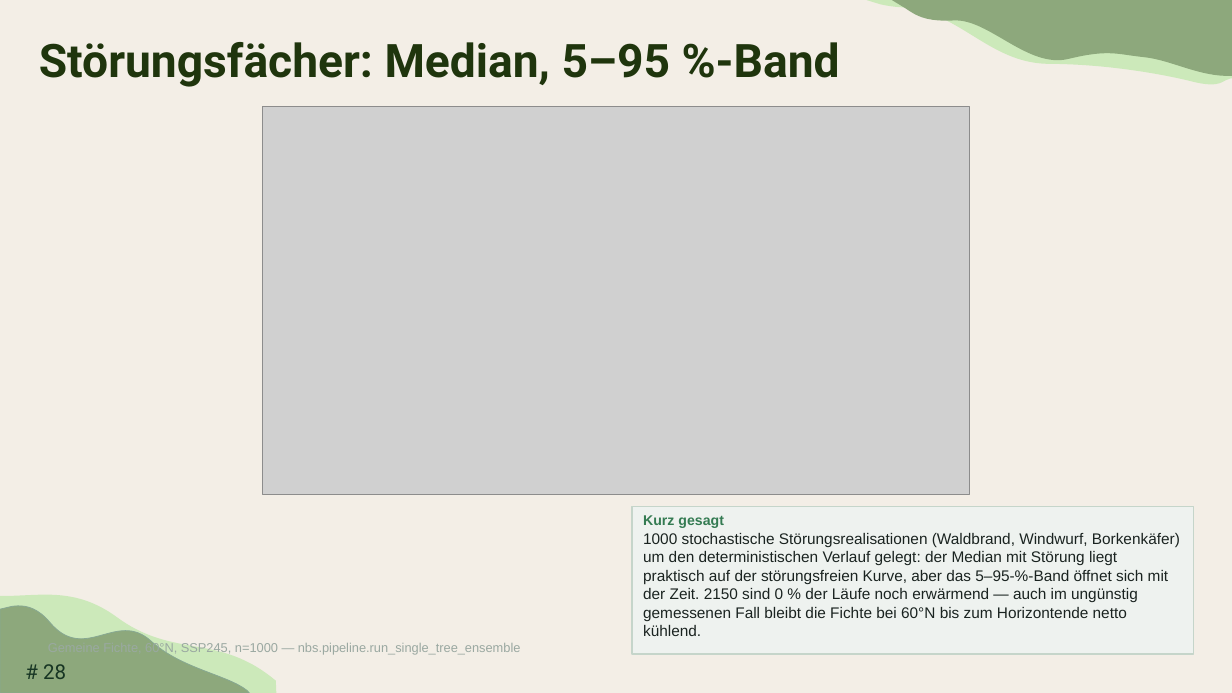
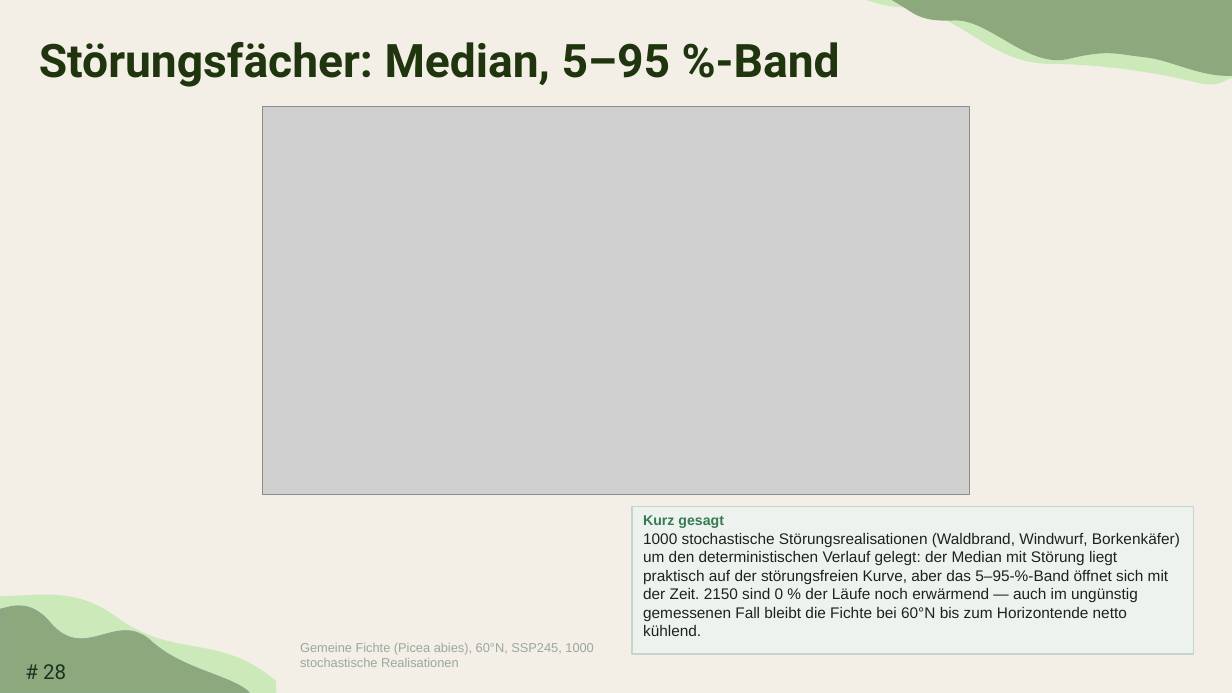
Before and after one commit to TimoDiepers/woodway, a slide deck: slide 28 of docs/slides/dissvortrag.pptx. Drawn at 1232x693 pixels with LibreOffice and Linux fonts; fonts in the diff are those of the drawing; grey boxes stand for pictures. Boxes give left, top, right and bottom in pixels: in the first picture for what was removed or moved away, otherwise in the second. Text is boxed around its words. In the diff, an @@ line names an element or a change of style, - is before the commit and + after.

```diff
--- a/docs/slides/dissvortrag.pptx
+++ b/docs/slides/dissvortrag.pptx
@@ text at box(300, 643, 593, 667): text changed @@
-Gemeine Fichte, 60°N, SSP245, n=1000 — nbs.pipeline.run_single_tree_ensemble
+Gemeine Fichte (Picea abies), 60°N, SSP245, 1000 stochastische Realisationen
```
Also in this commit, not shown: 11 other slides changed.
